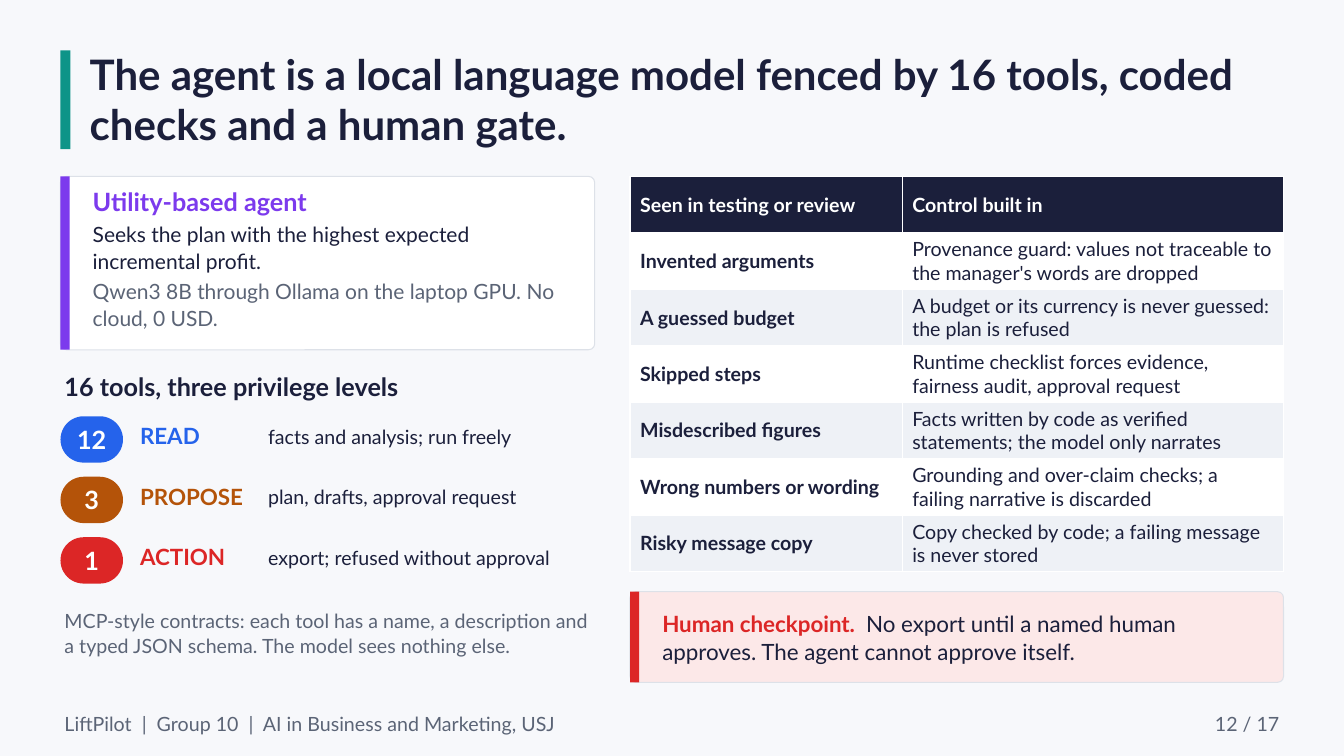
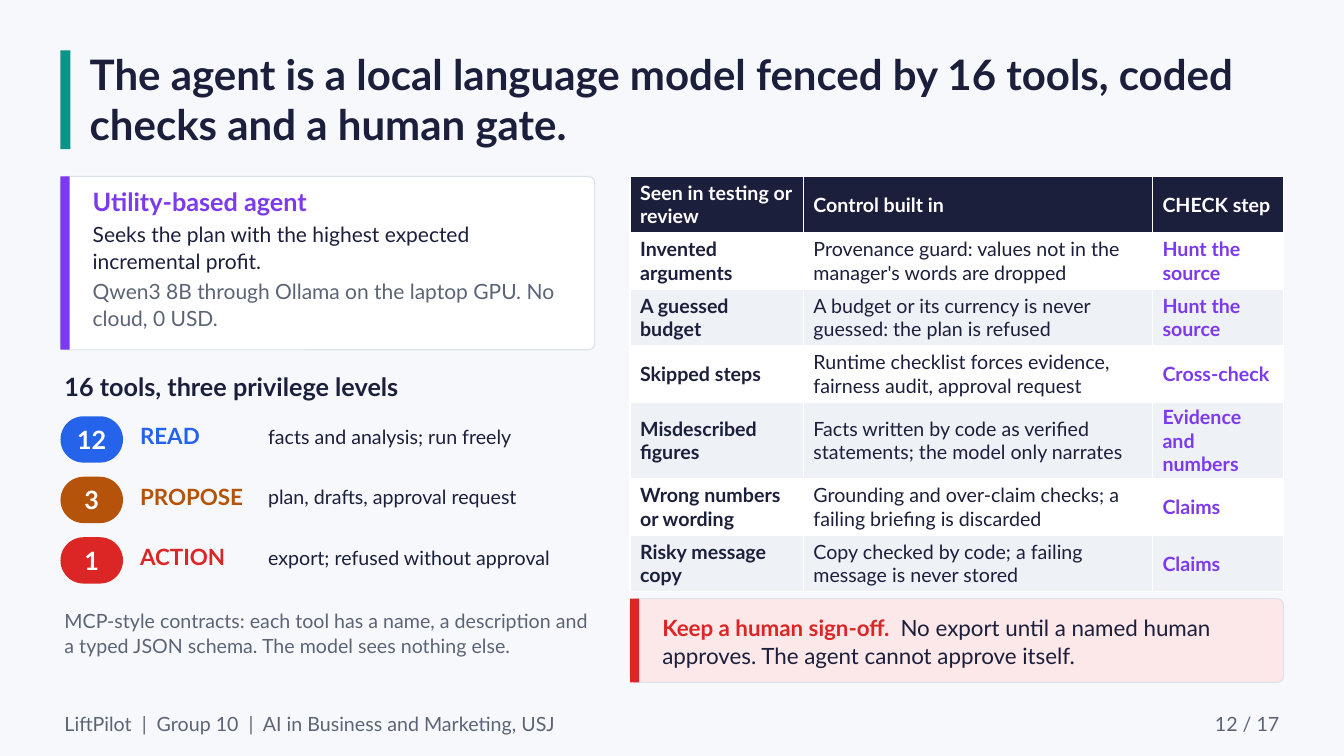
Before and after one commit to abed-r-j/liftpilot, a slide deck: slide 12 of docs/presentation/LiftPilot.pptx. Drawn at 1344x756 pixels with LibreOffice and Linux fonts; fonts in the diff are those of the drawing. Boxes give left, top, right and bottom in pixels: in the first picture for what was removed or moved away, otherwise in the second. Text is boxed around its words. In the diff, an @@ line names an element or a change of style, - is before the commit and + after.

```diff
--- a/docs/presentation/LiftPilot.pptx
+++ b/docs/presentation/LiftPilot.pptx
@@ table at (630,176,1284,590) @@
-column 2: Control built in | Provenance guard: values not traceable to the manager's words are dropped | A budget or its currency is never guessed: the plan is refused | Runtime checklist forces evidence, fairness audit, approval request | Facts written by code as verified statements; the model only narrates | Grounding and over-claim checks; a failing narrative is discarded | Copy checked by code; a failing message is never stored
+column 2: Control built in | Provenance guard: values not in the manager's words are dropped | A budget or its currency is never guessed: the plan is refused | Runtime checklist forces evidence, fairness audit, approval request | Facts written by code as verified statements; the model only narrates | Grounding and over-claim checks; a failing briefing is discarded | Copy checked by code; a failing message is never stored
+column 3: CHECK step | Hunt the source | Hunt the source | Cross-check | Evidence and numbers | Claims | Claims
@@ rounded rectangle: place and size @@
-rounded rectangle at (630,592,1284,683)
+rounded rectangle at (630,599,1284,683)
@@ rounded rectangle at (630,599,1284,683): proportions changed @@
@@ rectangle: place and size @@
-rectangle at (630,592,639,683)
+rectangle at (630,599,639,683)
@@ text at (662,619,1211,668): text changed @@
-Human checkpoint. No export until a named human approves. The agent cannot approve itself.
+Keep a human sign-off. No export until a named human approves. The agent cannot approve itself.
```
Also in this commit, not shown: 4 other slides changed, 1 slide added, 34 other files.
